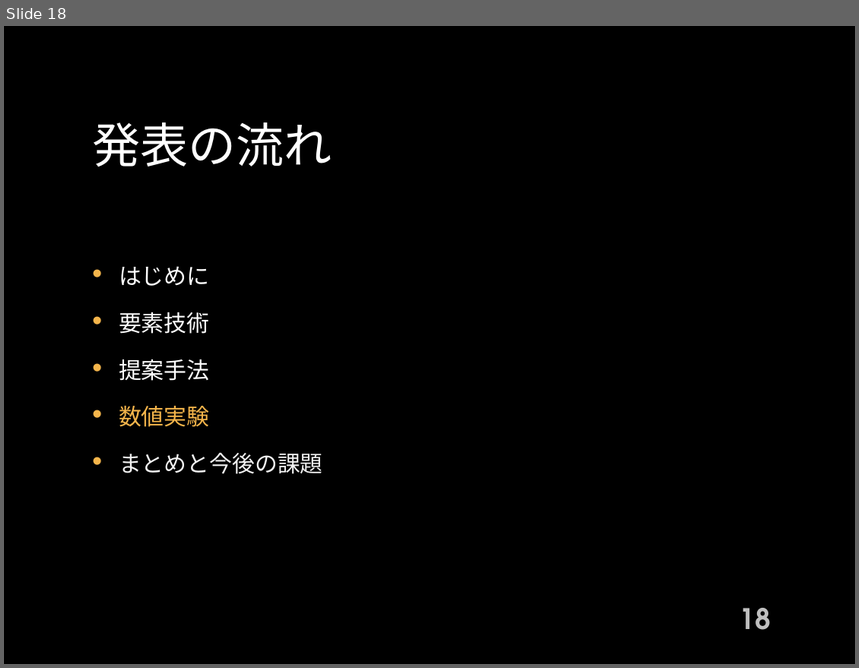
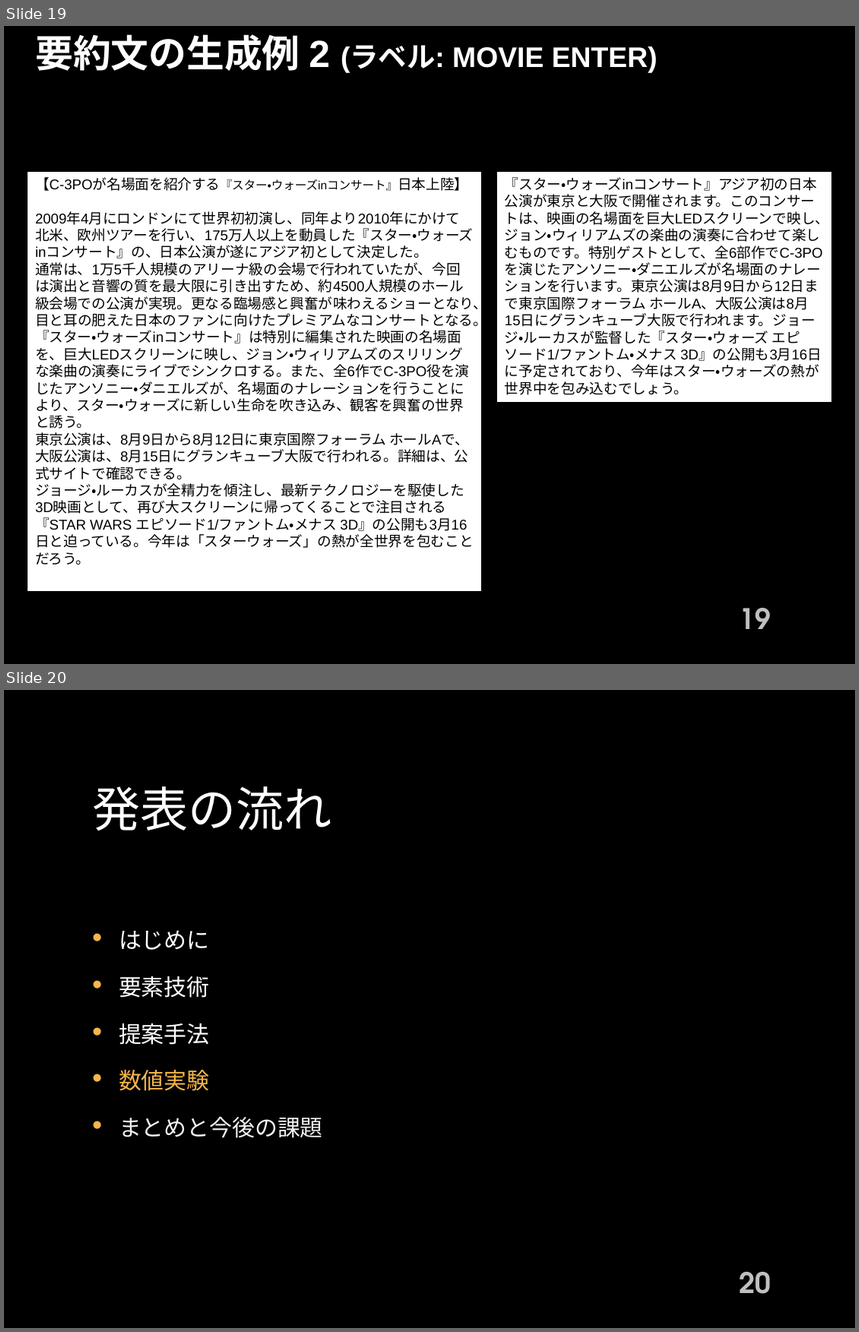
Before and after one commit to 1g-hub/takayama_b, a slide deck: Weekly_Report/2024_kouki/2nd/2024_2nd_takayama.pptx. Shown one above the other, each under a label of ours: slide 18 before the commit, slides 19 and 20 after it. The pictures are 859x668 and 859x1332 pixels, drawn with LibreOffice and Linux fonts; fonts in the diff are those of the drawing; background and template pictures are left out. Boxes give left, top, right and bottom in pixels: in the first picture for what was removed or moved away, otherwise in the second. Text is boxed around its words. In the diff, an @@ line names an element or a change of style, - is before the commit and + after.

```diff
--- a/Weekly_Report/2024_kouki/2nd/2024_2nd_takayama.pptx
+++ b/Weekly_Report/2024_kouki/2nd/2024_2nd_takayama.pptx
@@ slide 19 added at (4, 26, 855, 664), background picture (left out) @@
@@ text added at (35, 34, 658, 73), 24 pt, text #FFFFFF, bold @@
+要約文の生成例 2 (ラベル: MOVIE ENTER)
@@ group added at (27, 172, 833, 593): 2 rectangles, 2 texts @@
+【C-3POが名場面を紹介する『スター・ウォーズinコンサート』日本上陸】
+2009年4月にロンドンにて世界初初演し、同年より2010年にかけて北米、欧州ツアーを行い、175万人以上を動員した『スター・ウォーズinコンサート』の、日本公演が遂にアジア初として決定した。
+通常は、1万5千人規模のアリーナ級の会場で行われていたが、今回は演出と音響の質を最大限に引き出すため、約4500人規模のホール級会場での公演が実現。更なる臨場感と興奮が味わえるショーとなり、目と耳の肥えた日本のファンに向けたプレミアムなコンサートとなる。
+『スター・ウォーズinコンサート』は特別に編集された映画の名場面を、巨大LEDスクリーンに映し、ジョン・ウィリアムズのスリリングな楽曲の演奏にライブでシンクロする。また、全6作でC-3PO役を演じたアンソニー・ダニエルズが、名場面のナレーションを行うことにより、スター・ウォーズに新しい生命を吹き込み、観客を興奮の世界と誘う。
+東京公演は、8月9日から8月12日に東京国際フォーラム ホールAで、大阪公演は、8月15日にグランキューブ大阪で行われる。詳細は、公式サイトで確認できる。
+ジョージ・ルーカスが全精力を傾注し、最新テクノロジーを駆使した3D映画として、再び大スクリーンに帰ってくることで注目される『STAR WARS エピソード1/ファントム・メナス 3D』の公開も3月16日と迫っている。今年は「スターウォーズ」の熱が全世界を包むことだろう。
+『スター・ウォーズinコンサート』アジア初の日本公演が東京と大阪で開催されます。このコンサートは、映画の名場面を巨大LEDスクリーンで映し、ジョン・ウィリアムズの楽曲の演奏に合わせて楽しむものです。特別ゲストとして、全6部作でC-3POを演じたアンソニー・ダニエルズが名場面のナレーションを行います。東京公演は8月9日から12日まで東京国際フォーラム ホールA、大阪公演は8月15日にグランキューブ大阪で行われます。ジョージ・ルーカスが監督した『スター・ウォーズ エピソード1/ファントム・メナス 3D』の公開も3月16日に予定されており、今年はスター・ウォーズの熱が世界中を包み込むでしょう。
+<要約文>
+<原文>
@@ page number added at (739, 608, 771, 629), 24 pt, text #BFBFBF, bold @@
+19
@@ what was slide 18 is now slide 20 @@
@@ page number at (739, 1272, 771, 1294): text changed @@
-18
+20
```
Also in this commit, not shown: 2 slides changed, 1 other slide added, 9 other files.
